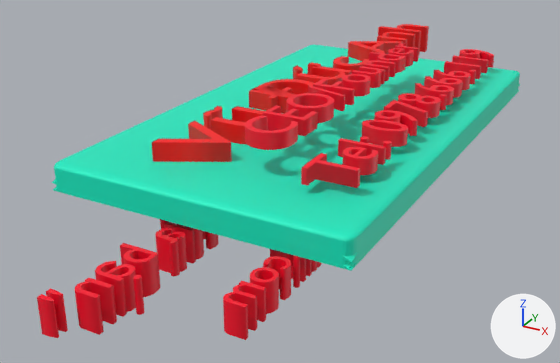
Renders of the Blender file mindar/khach/ducanh.blend from each side of a commit.
Rendered twice from a 50 mm lens placed at (4.6, -9.75, 3.66), pointed at (-0.33, -0.78, -0.82). The axes (+X, +Y, +Z) are drawn at lower right. The lights are the same throughout. Text is drawn in Blender's own font.

The first picture shows 'Plane', 'Text', 'Text.001', 'Text.002', 'Text.003', 'Text.004'.
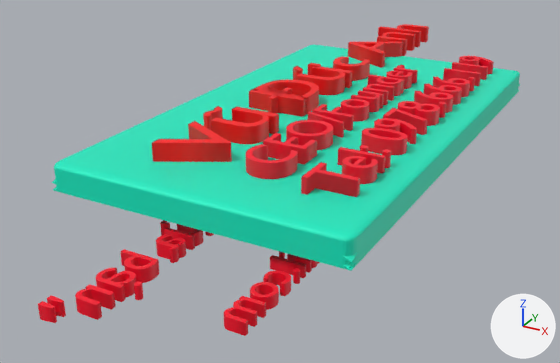
Edits to the bpy script that builds the scene:
```text
Change txt_text:
    txt_text.extrude: 0.2 -> 0.12
Change txt_text_004:
    txt_text_004.extrude: 0.3 -> 0.12
Change txt_text_001:
    txt_text_001.extrude: 0.3 -> 0.12
Change ob_text:
    ob_text.location: (-0.13, -2.85, 0.11) -> (-0.13, -2.85, 0.2)
Change ob_text_001:
    ob_text_001.location: (0.7, -2.71, 0.56) -> (0.7, -2.71, 0.2)
Change ob_text_002:
    ob_text_002.location: (1.63, -2.82, 0.31) -> (1.63, -2.82, 0.2)
Change ob_text_003:
    ob_text_003.location: (0.0, 3.17, -0.55) -> (0.0, 3.17, -0.5)
Change ob_text_004:
    ob_text_004.location: (1.4, 3.18, -0.44) -> (1.4, 3.18, -0.5)
```

Boxes [x1, y1, x2, y2] around the edits, measured in the pictures (560 x 363 px):
'Text.001', moved
    before: [245, 43, 419, 150]
    after: [246, 65, 418, 179]
'Text', reshaped, moved
    both: [152, 24, 429, 162]
'Text.002', moved
    before: [301, 49, 494, 188]
    after: [301, 56, 494, 197]
'Text.003', reshaped, moved (13% shorter)
    before: [37, 219, 219, 338]
    after: [38, 220, 214, 323]
'Text.004', reshaped, moved (7% shorter)
    before: [223, 249, 321, 340]
    after: [224, 251, 320, 336]
